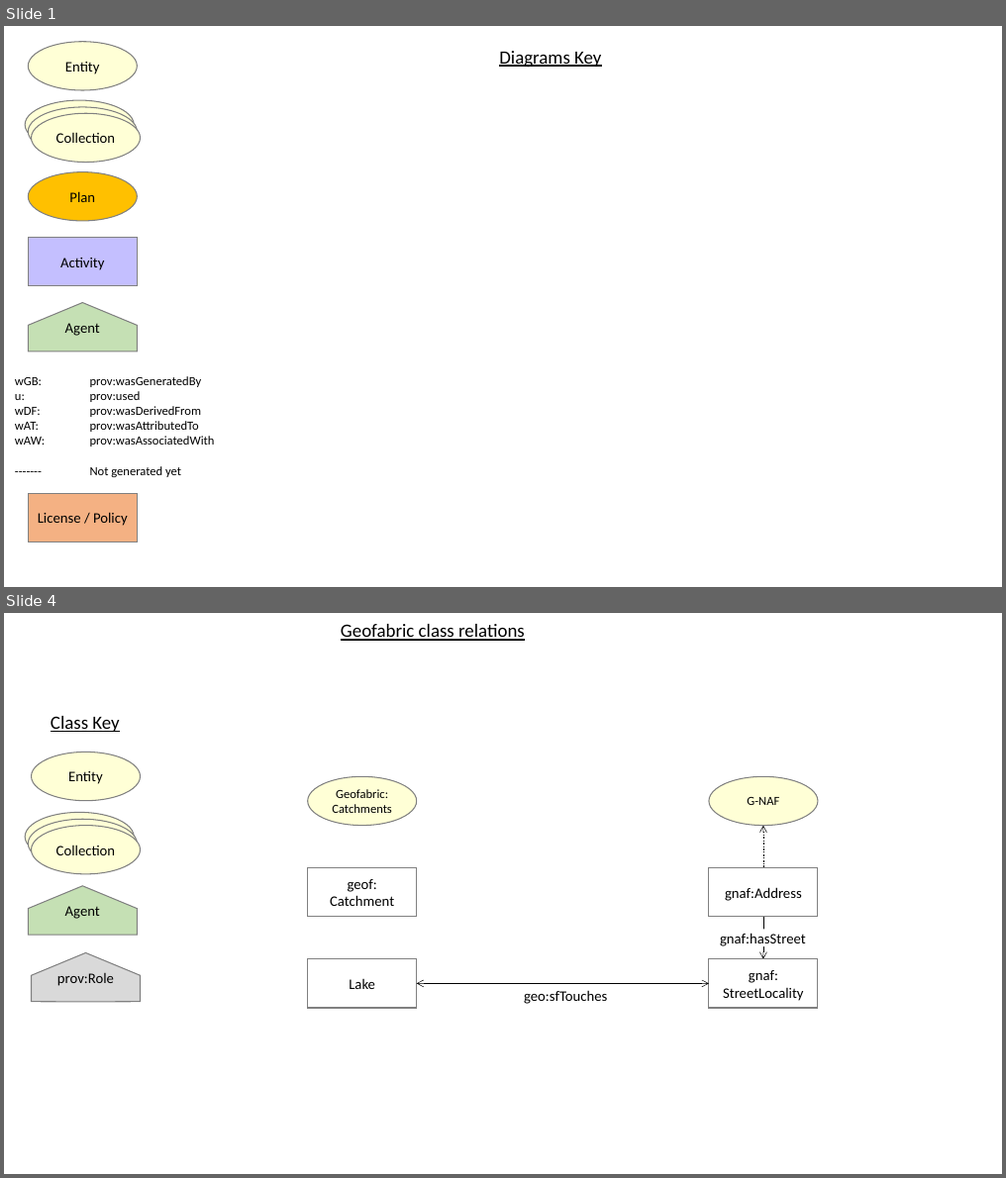
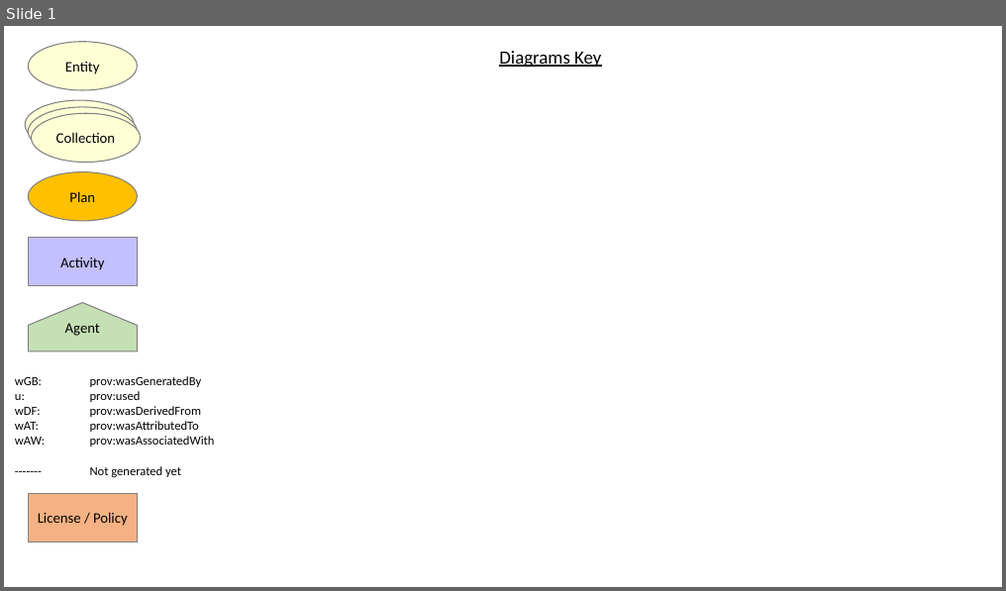
Before and after one commit to GeoscienceAustralia/fsdf-ont, a slide deck: docs/fsdf-ont-images.pptx. Shown one above the other, each under a label of ours: slides 1 and 4 before the commit, slide 1 after it; the slides between them are not shown. The pictures are 1006x1178 and 1006x591 pixels, drawn with LibreOffice and Linux fonts; fonts in the diff are those of the drawing. Boxes give left, top, right and bottom in pixels: in the first picture for what was removed or moved away, otherwise in the second. Text is boxed around its words. In the diff, an @@ line names an element or a change of style, - is before the commit and + after.

```diff
--- a/docs/fsdf-ont-images.pptx
+++ b/docs/fsdf-ont-images.pptx
@@ slide 4 removed at bbox=[4, 613, 1002, 1174], background #FFFFFF @@
@@ text removed at bbox=[341, 624, 525, 641] @@
-Geofabric class relations
@@ text removed at bbox=[51, 716, 119, 732] @@
-Class Key
@@ ellipse removed at bbox=[31, 753, 141, 801] @@
-Entity
@@ ellipse removed at bbox=[308, 777, 417, 826] @@
-Geofabric:
-Catchments
@@ ellipse removed at bbox=[709, 777, 819, 826] @@
-G-NAF
@@ ellipse removed at bbox=[25, 812, 135, 861] @@
@@ ellipse removed at bbox=[28, 820, 138, 868] @@
@@ ellipse removed at bbox=[31, 826, 141, 874] @@
-Collection
@@ arrow removed from (763, 868) to (763, 826) @@
@@ rectangle removed at bbox=[308, 868, 417, 917] @@
-geof:
-Catchment
@@ rectangle removed at bbox=[709, 868, 819, 917] @@
-gnaf:Address
@@ freeform shape removed at bbox=[28, 886, 138, 935] @@
-Agent
@@ rectangle removed at bbox=[720, 929, 807, 947] @@
-gnaf:hasStreet
@@ arrow removed from (763, 917) to (763, 959) @@
@@ freeform shape removed at bbox=[31, 953, 141, 1001] @@
-prov:Role
@@ rectangle removed at bbox=[308, 959, 417, 1008] @@
-Lake
@@ rectangle removed at bbox=[709, 959, 819, 1008] @@
-gnaf:
-StreetLocality
@@ double arrow removed from (709, 983) to (417, 983) @@
@@ text removed at bbox=[524, 990, 607, 1004] @@
-geo:sfTouches
```
Also in this commit, not shown: 2 slides changed, 3 slides added, 10 other files.
